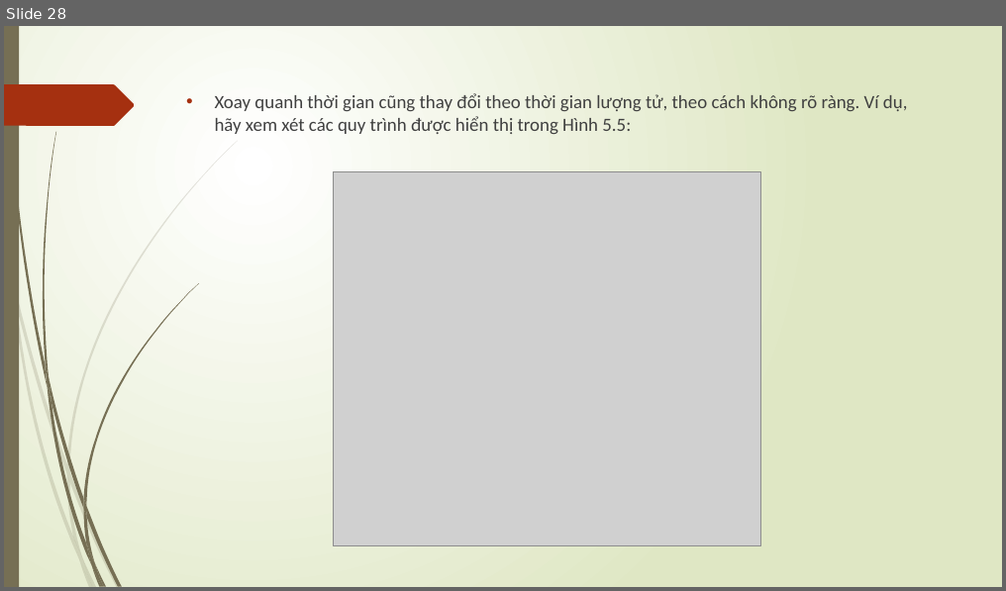
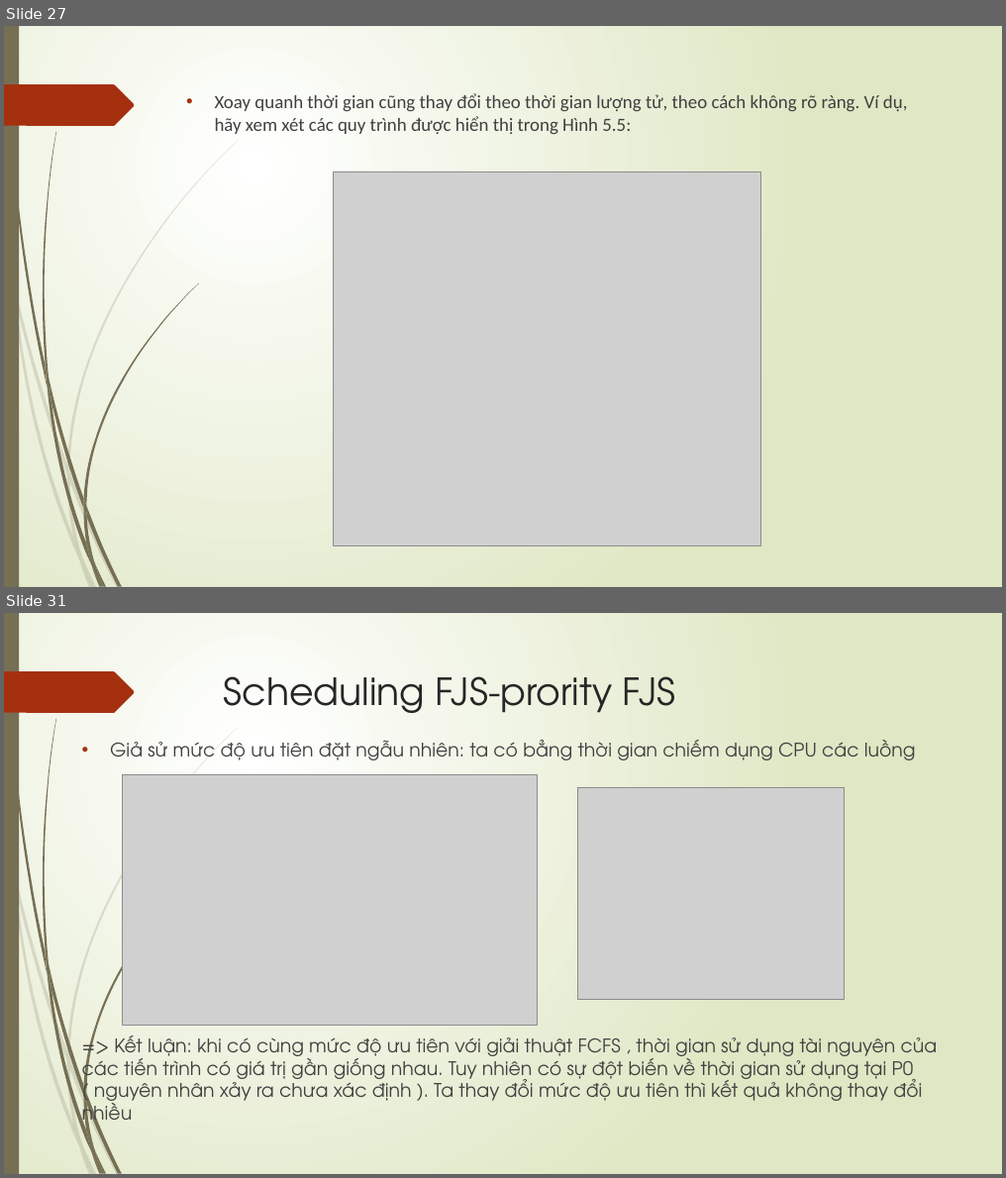
Before and after one commit to darkmagician148/operating_system, a slide deck: Scheduling-linux.pptx. Shown one above the other, each under a label of ours: slide 28 before the commit, slides 27 and 31 after it; the slides between them are not shown. The pictures are 1006x591 and 1006x1178 pixels, drawn with LibreOffice and Linux fonts; fonts in the diff are those of the drawing; grey boxes stand for pictures. Boxes give left, top, right and bottom in pixels: in the first picture for what was removed or moved away, otherwise in the second. Text is boxed around its words. In the diff, an @@ line names an element or a change of style, - is before the commit and + after.

```diff
--- a/Scheduling-linux.pptx
+++ b/Scheduling-linux.pptx
@@ slide 31 added at box(4, 613, 1002, 1174), background gradient #FFFFFF to #DFE8C4; not listed: 24 template elements that a slide beside it also shows @@
@@ title added at box(224, 676, 675, 713), 36 pt, text #262626 @@
+Scheduling FJS-prority FJS
@@ text added at box(82, 740, 938, 1129), 18 pt, text #404040 @@
+• Giả sử mức độ ưu tiên đặt ngẫu nhiên: ta có bẳng thời gian chiếm dụng CPU các luồng
+=> Kết luận: khi có cùng mức độ ưu tiên với giải thuật FCFS , thời gian sử dụng tài nguyên của các tiến trình có giá trị gần giống nhau. Tuy nhiên có sự đột biến về thời gian sử dụng tại P0 ( nguyên nhân xảy ra chưa xác định ). Ta thay đổi mức độ ưu tiên thì kết quả không thay đổi nhiều
@@ picture added at box(122, 775, 537, 1026) @@
@@ picture added at box(577, 787, 844, 999) @@
@@ what was slide 28 is now slide 27 @@
```
Also in this commit, not shown: 8 slides changed, 8 other slides added, 3 slides removed.
